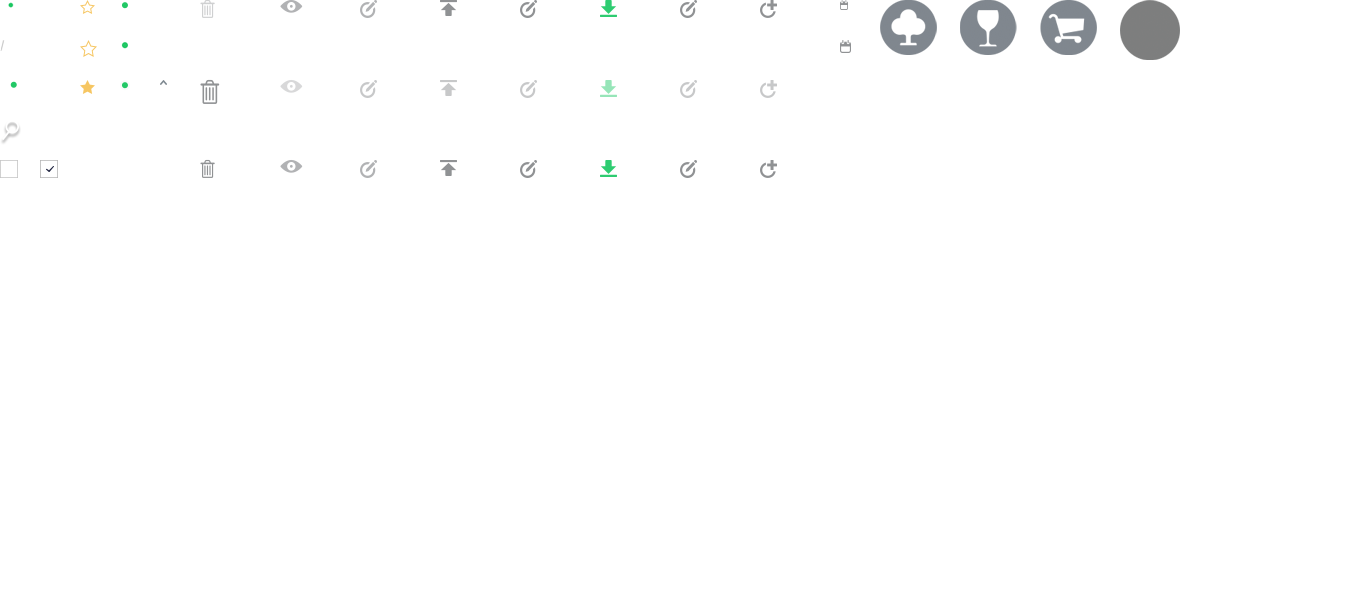
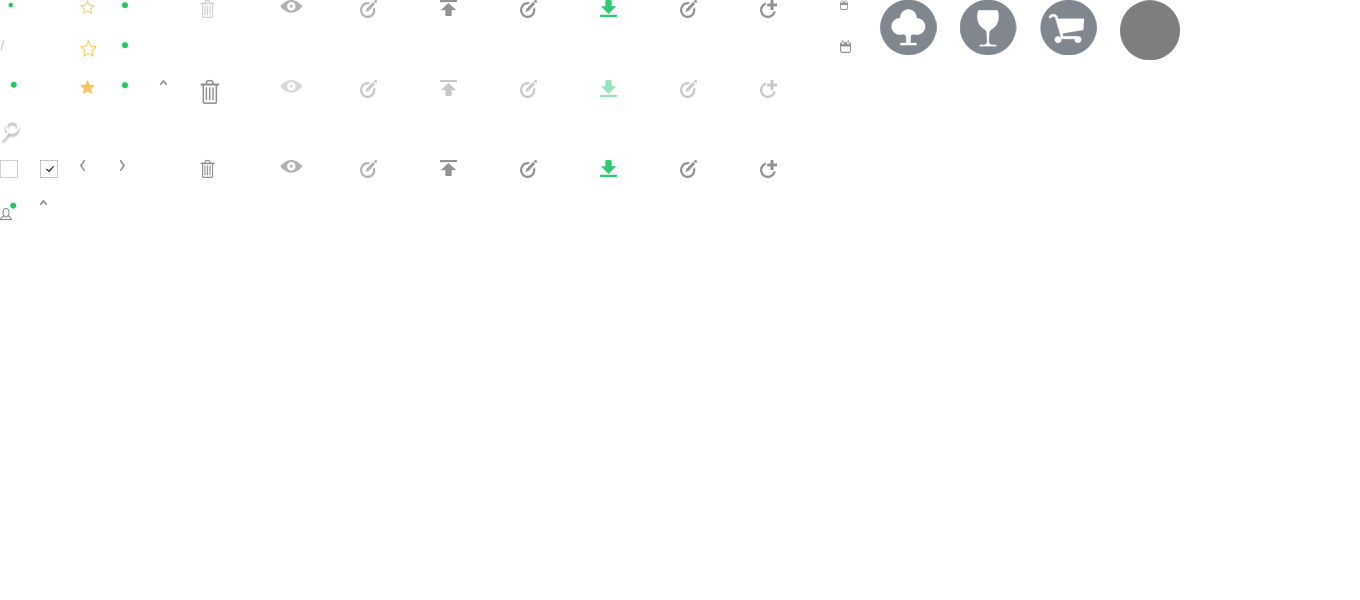
Layer changes from the first w=1360, h=600 image to the second:
added layer "Arrow" (2nd of 4) above "Layer 16" over (40, 200, 47, 205)
added layer "Layer 16" above "Layer 15" over (0, 201, 18, 220)
added layer "Layer 15" above "Layer 14" over (80, 160, 85, 171)
added layer "Layer 14" above "Layer 12" over (120, 160, 125, 171)
